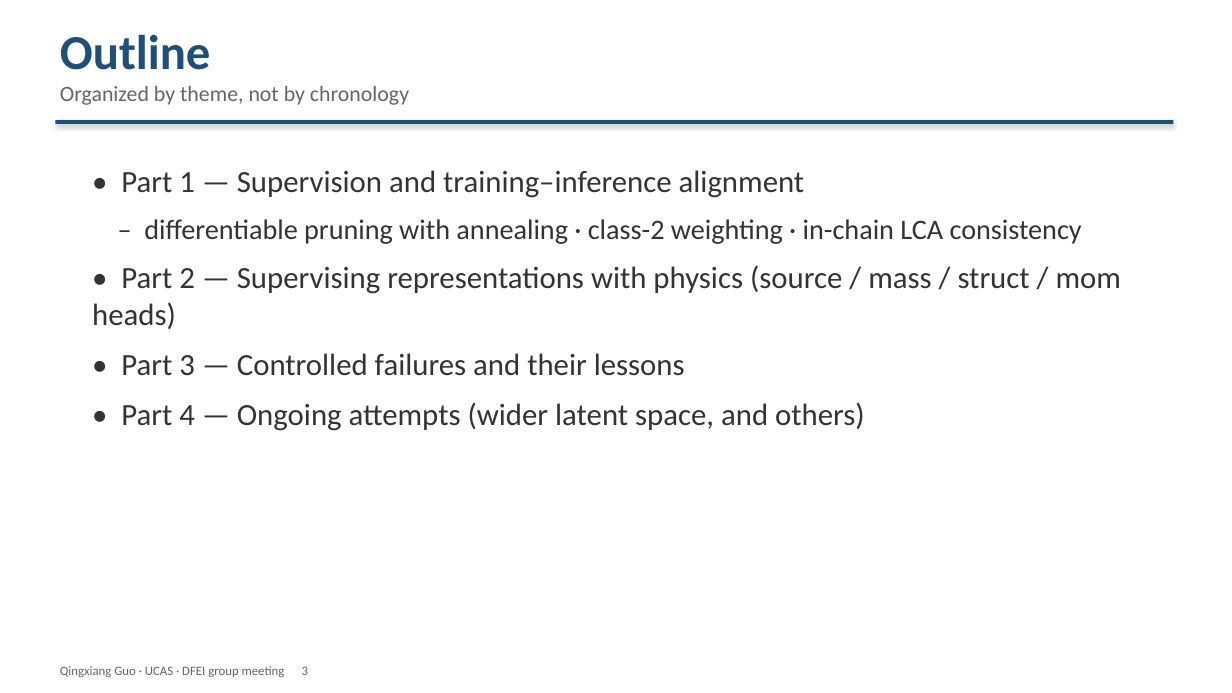
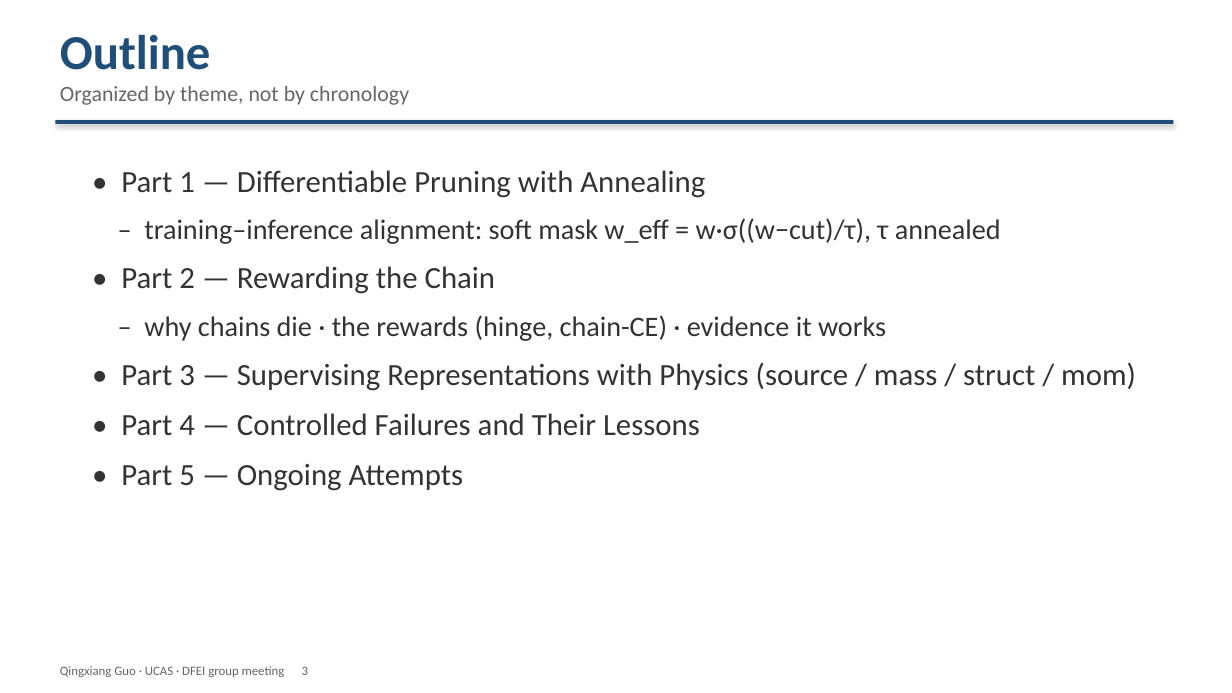
Before and after one commit to Aniedrew/dfei_ift, a slide deck: slide 3 of meeting_figs/DFEI_progress_20260902_EN.pptx. Drawn at 1232x693 pixels with LibreOffice and Linux fonts; fonts in the diff are those of the drawing. Boxes give left, top, right and bottom in pixels: in the first picture for what was removed or moved away, otherwise in the second. Text is boxed around its words. In the diff, an @@ line names an element or a change of style, - is before the commit and + after.

Commit message:
docs: split part 1 into pruning + rewarding; clarify later parts with plots
- Part 1 = Differentiable Pruning with Annealing; Part 2 = Rewarding the Chain
- "Why Chains Die" moved to the start of Part 2 (imbalance, one misclassified edge),
  then root cause (dilution), then hinge (v37), chain-CE (v38)
- New S10 "The Strategy Works": PerfectReco per version + per-class accuracy
  before/after the rewards (v31 -> v38)
- Later parts now figure-backed: head zoo (S11), mass ROC with caption (S12),
  struct/mom tree schematic (S13), probe R2 chart (S14), v48 gradient-balance
  chart (S15); Parts renumbered to 5, deck is 17 pages

```diff
--- a/meeting_figs/DFEI_progress_20260902_EN.pptx
+++ b/meeting_figs/DFEI_progress_20260902_EN.pptx
@@ text at (x1=121, y1=170, x2=1136, y2=491): text changed @@
-• Part 1 — Supervision and training–inference alignment
-– differentiable pruning with annealing · class-2 weighting · in-chain LCA consistency
-• Part 2 — Supervising representations with physics (source / mass / struct / mom heads)
-• Part 3 — Controlled failures and their lessons
-• Part 4 — Ongoing attempts (wider latent space, and others)
+• Part 1 — Differentiable Pruning with Annealing
+– training–inference alignment: soft mask w_eff = w·σ((w−cut)/τ), τ annealed
+• Part 2 — Rewarding the Chain
+– why chains die · the rewards (hinge, chain-CE) · evidence it works
+• Part 3 — Supervising Representations with Physics (source / mass / struct / mom)
+• Part 4 — Controlled Failures and Their Lessons
+• Part 5 — Ongoing Attempts
```
Also in this commit, not shown: 12 other slides changed, 1 slide added, 7 other files.
